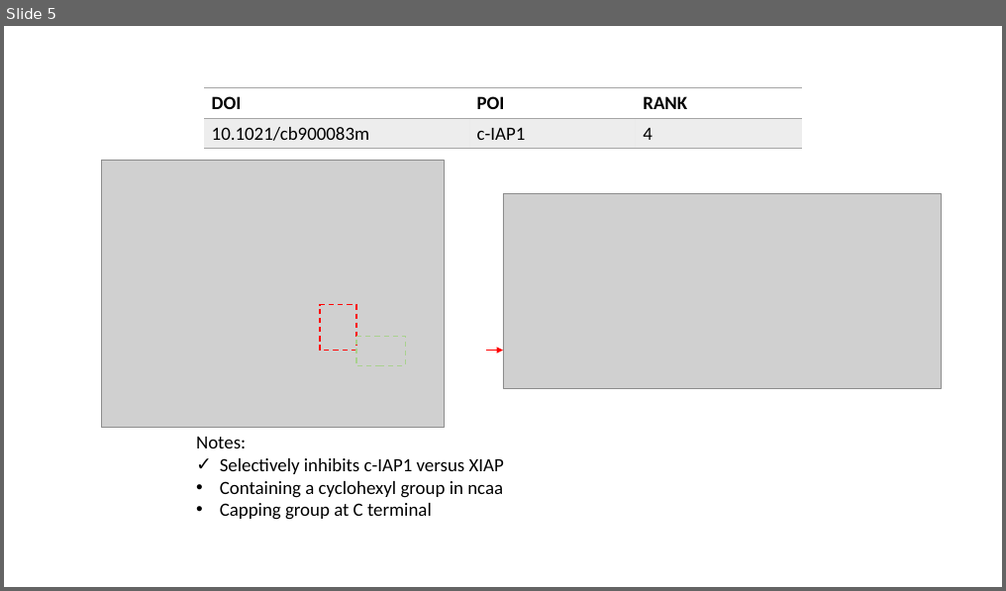
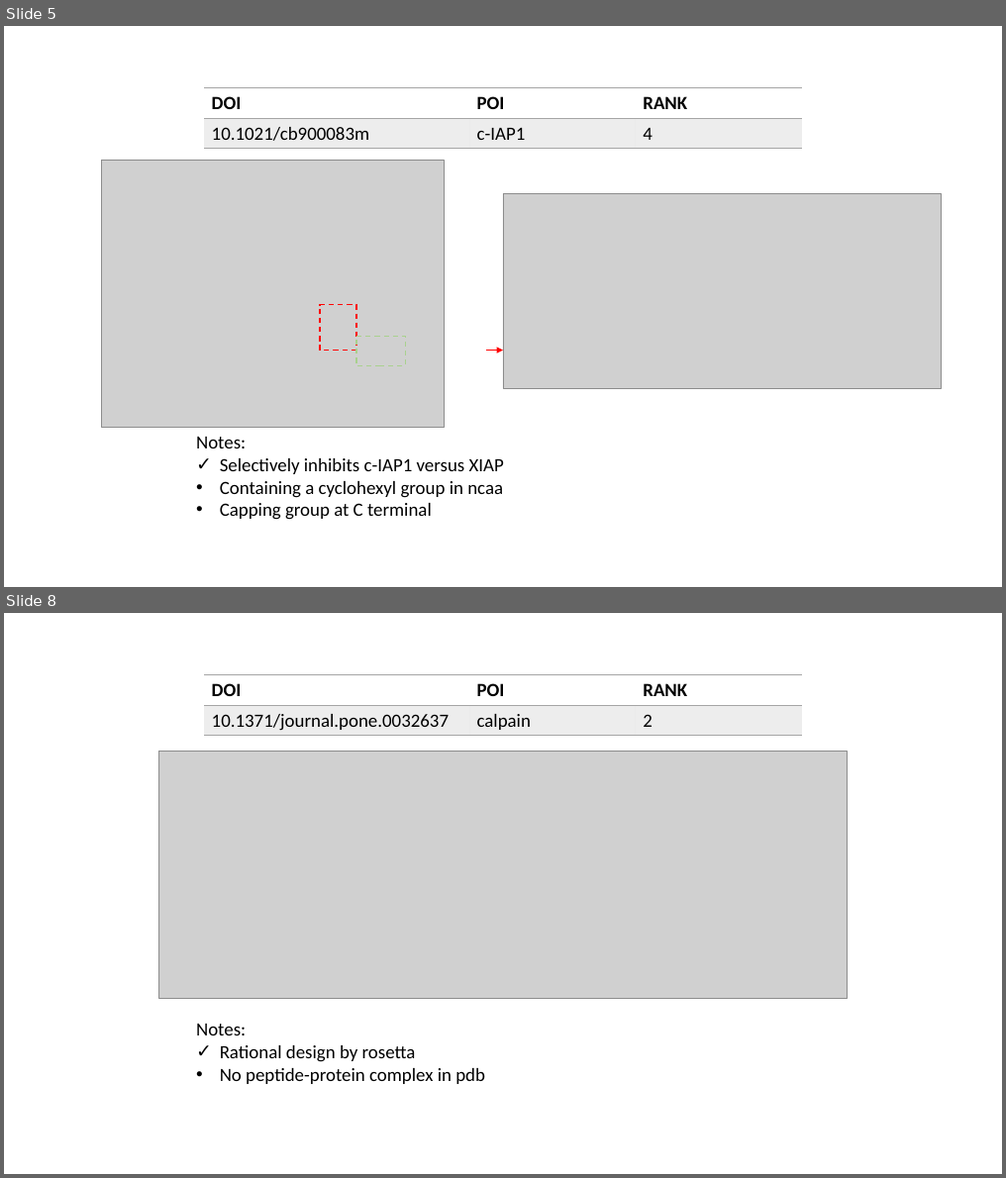
Before and after one commit to phonez/grad_project, a slide deck: benchmark/benchmark.pptx. Shown one above the other, each under a label of ours: slide 5 before the commit, slides 5 and 8 after it; the slides between them are not shown. The pictures are 1006x591 and 1006x1178 pixels, drawn with LibreOffice and Linux fonts; fonts in the diff are those of the drawing; grey boxes stand for pictures. Boxes give left, top, right and bottom in pixels: in the first picture for what was removed or moved away, otherwise in the second. Text is boxed around its words. In the diff, an @@ line names an element or a change of style, - is before the commit and + after.

```diff
--- a/benchmark/benchmark.pptx
+++ b/benchmark/benchmark.pptx
@@ slide 8 added at (4,613,1002,1174), background #FFFFFF @@
@@ table added at (204,675,801,736), 2 rows, 3 columns @@
+DOI | POI | RANK
+10.1371/journal.pone.0032637 | calpain | 2
@@ picture added at (159,751,846,999) @@
@@ text added at (196,1024,485,1084), 18 pt, text #000000 @@
+Notes:
+✓ Rational design by rosetta
+• No peptide-protein complex in pdb
```
Also in this commit, not shown: 2 other slides added, 2 other files.
